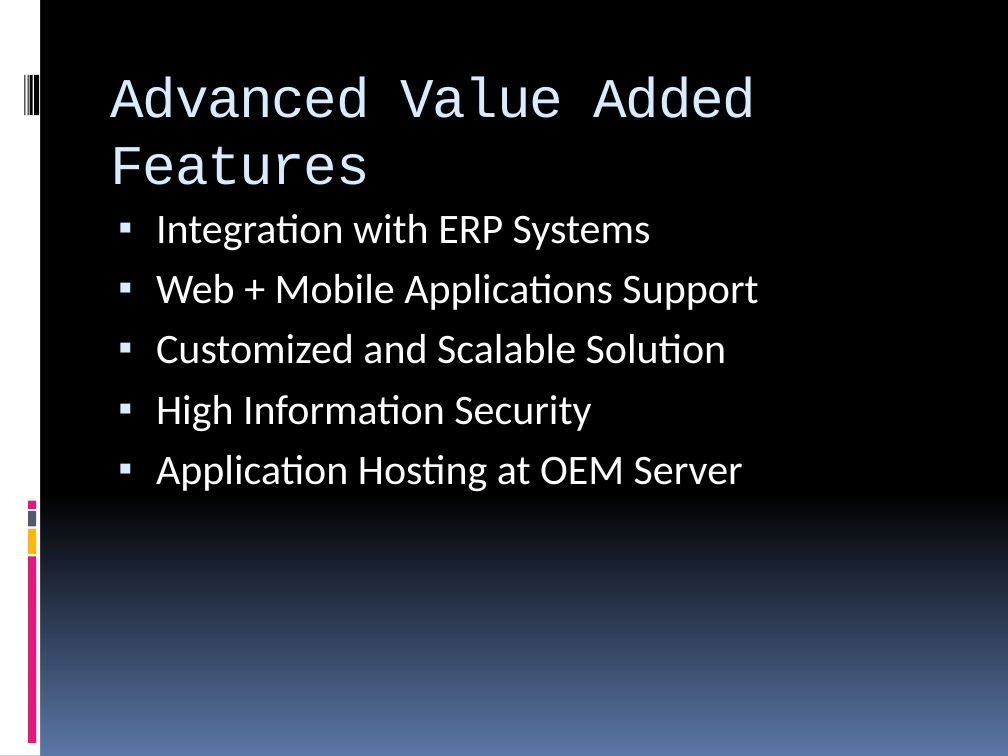
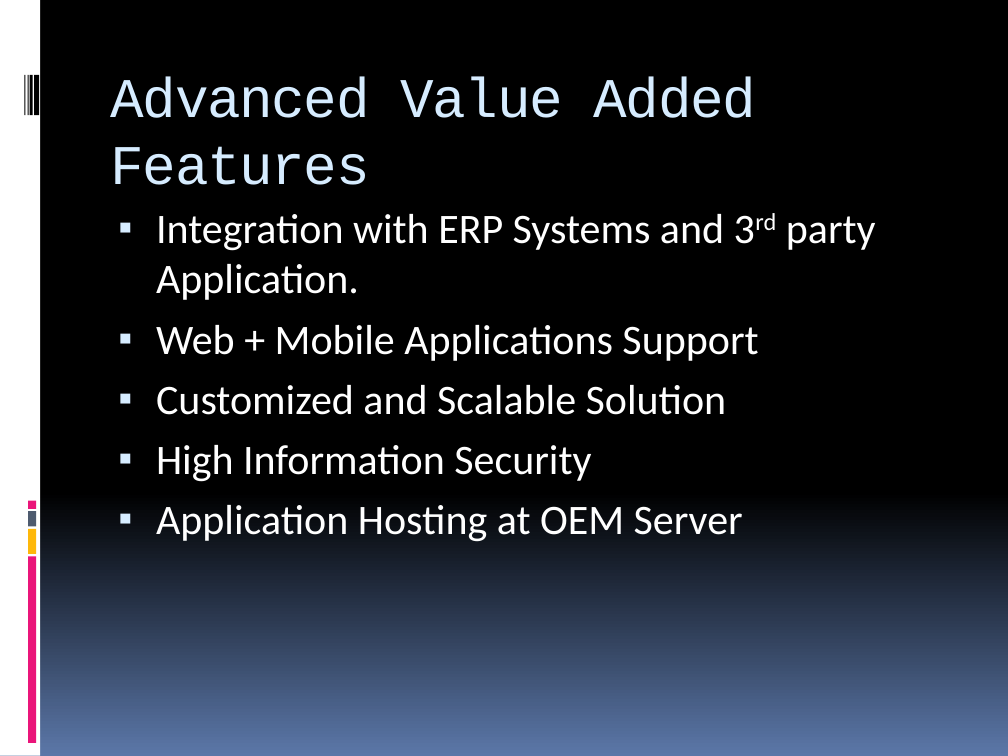
Before and after one commit to Neel-max-cpu/ppts, a slide deck: slide 16 of my ppts/dms and ecat.pptx (slide 17 before the commit). Drawn at 1008x756 pixels with LibreOffice and Linux fonts; fonts in the diff are those of the drawing. Boxes give left, top, right and bottom in pixels: in the first picture for what was removed or moved away, otherwise in the second. Text is boxed around its words. In the diff, an @@ line names an element or a change of style, - is before the commit and + after.

```diff
--- a/my ppts/dms and ecat.pptx
+++ b/my ppts/dms and ecat.pptx
@@ text at [156, 214, 876, 300]: text changed @@
-▪ Integration with ERP Systems
+▪ Integration with ERP Systems and 3rd party Application.
```
Also in this commit, not shown: 3 other slides changed, 1 slide removed, 2 other files.
